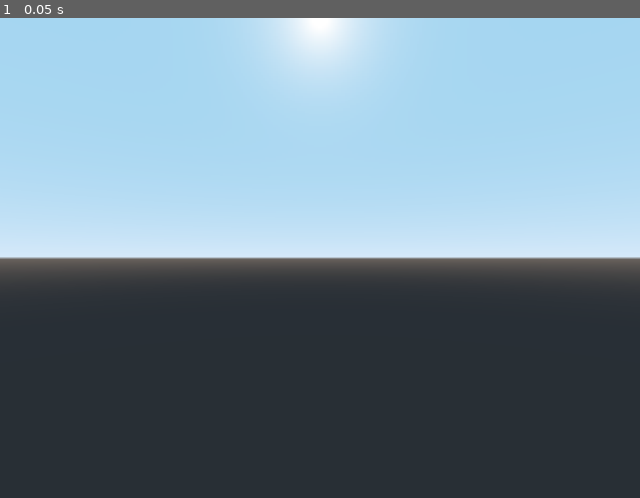
Above: before the commit, frame 1.
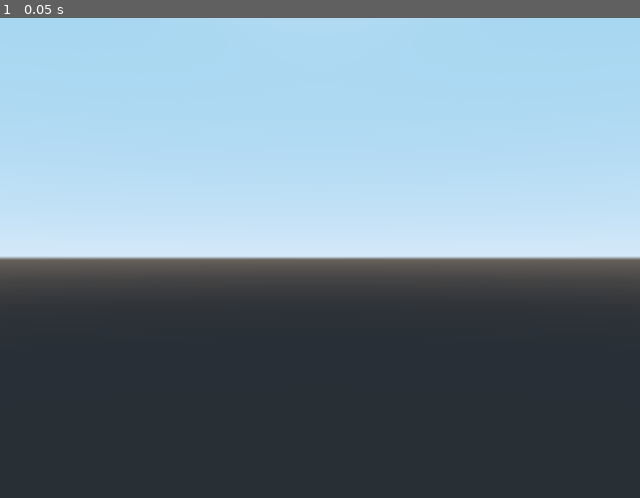
Above: after the commit, the same moment.

Repository: zaid645/SavedProject_GodotAr-OpenCV
Game: Godot game, scene res://try1/try1.tscn
Two runs of this game, one before a commit and one after it. Both use one fixed random seed, a clock stepped at 60 frames per second and the inputs below. This scene is started directly instead of the project's main scene.
Inputs:
- Up to frame 1 (0.05 s): no input

The runs differ from the first frame. In frame 1, 1.4% of the frame differs, in the area x 42-58%, y 0-12%.

Commit message:
Update pada 2026-10-13 11:01:11

Diff:
--- a/demo/global/ar.gd
+++ b/demo/global/ar.gd
@@ -24,6 +24,10 @@
 var show_processed: bool = true
 var marker_length: float = 0.05
 export var auto_start: bool = true  # kamera nyala saat masuk scene
+export var auto_create_camera: bool = true  # buat Camera sendiri bila scene tak punya
+export var video_enabled: bool = true  # gambar frame kamera sebagai background 3D
+export var video_distance: float = 1.0  # jarak quad video di depan kamera (meter)
+export var status_label_path: NodePath  # opsional; kosong = status hanya via sinyal
 
 # Cache hasil frame terakhir (siap dibaca kapan pun via getter).
 var last_ids: Array = []
@@ -34,12 +38,90 @@
 var _worker: Node = null  # GDOpenCVExample (Sprite) buatan C++
 var _was_empty: bool = true
 var _video_tex: ImageTexture
+var _camera: Camera
+var _video_quad: MeshInstance
 
 
 func _ready() -> void:
 	_video_tex = ImageTexture.new()
+	_ensure_camera()
 	if auto_start:
 		start()
+
+
+# --- Node pendukung AR (dibuat sendiri, tidak perlu setup manual) ----------
+func _ensure_camera() -> void:
+	_camera = _find_camera()
+	if _camera == null and auto_create_camera:
+		_camera = Camera.new()
+		_camera.name = "ARCamera"
+		add_child(_camera)
+	if _camera == null:
+		push_warning("[ARSession] Kamera tidak ditemukan dan auto_create_camera dinonaktifkan.")
+		return
+	_camera.current = true
+	_sync_camera_fov()
+
+
+func _find_camera() -> Camera:
+	var root := get_tree().current_scene
+	if root == null:
+		return null
+	return _find_camera_recursive(root)
+
+
+func _find_camera_recursive(n: Node) -> Camera:
+	if n is Camera:
+		return n as Camera
+	for c in n.get_children():
+		var found := _find_camera_recursive(c)
+		if found != null:
+			return found
+	return null
+
+
+# Samakan FOV kamera dgn fx OpenCV (0.9*width) agar objek pas di atas marker
+# pada video. Tanpa ini pose benar tapi terlihat meleset.
+func _sync_camera_fov() -> void:
+	if _camera == null or capture_width <= 0 or capture_height <= 0:
+		return
+	var fx := 0.9 * float(capture_width)
+	_camera.fov = rad2deg(2.0 * atan(float(capture_height) / (2.0 * fx)))
+
+
+# Kenapa quad, bukan TextureRect fullscreen: elemen Control selalu digambar DI
+# ATAS 3D dalam satu viewport sehingga menutupi objek. Quad punya depth benar.
+# Di scene 2D node 3D ini tidak ter-render (tidak mengganggu).
+func _ensure_video_quad() -> void:
+	if _camera == null:
+		return
+	if _video_quad != null and is_instance_valid(_video_quad):
+		return
+	var half_h := video_distance * tan(deg2rad(_camera.fov * 0.5))
+	var half_w := half_h * (float(capture_width) / float(max(capture_height, 1)))
+	var quad := QuadMesh.new()
+	quad.size = Vector2(half_w * 2.0, half_h * 2.0)
+	var mat := SpatialMaterial.new()
+	mat.flags_unshaded = true
+	mat.albedo_texture = _video_tex
+	mat.emission_enabled = true
+	mat.emission = Color(1, 1, 1)
+	mat.emission_texture = _video_tex
+	var mi := MeshInstance.new()
+	mi.name = "VideoQuad"
+	mi.mesh = quad
+	mi.set_surface_material(0, mat)
+	_camera.add_child(mi)
+	mi.translation = Vector3(0, 0, -video_distance)
+	_video_quad = mi
+
+
+func get_camera() -> Camera:
+	return _camera
+
+
+func get_video_quad() -> MeshInstance:
+	return _video_quad
 
 
 # --- Kontrol kamera -------------------------------------------------------
@@ -49,13 +131,34 @@
 	if not ResourceLoader.exists(GDNS_PATH):
 		_set_status("GDNative tidak ketemu: " + GDNS_PATH)
 		return false
-	var gdns: NativeScript = load(GDNS_PATH) as NativeScript
+	var resource = load(GDNS_PATH)
+	if resource == null or not (resource is NativeScript):
+		_set_status("Resource GDNative gagal dimuat atau bukan NativeScript: " + GDNS_PATH)
+		return false
+
+	var gdns: NativeScript = resource as NativeScript
 	_worker = gdns.new()
+	if _worker == null:
+		_set_status("Gagal membuat instance worker GDNative.")
+		return false
+
 	_worker.name = "ARWorker"
 	_apply_config()
 	add_child(_worker)
-	_worker.connect("frame_updated", self, "_on_worker_frame")
-	_worker.connect("marker_detected", self, "_on_worker_markers")
+	if not _worker.has_signal("frame_updated") or not _worker.has_signal("marker_detected"):
+		_worker.queue_free()
+		_worker = null
+		_set_status("Worker GDNative tidak menyediakan sinyal frame_updated/marker_detected.")
+		return false
+
+	var frame_err = _worker.connect("frame_updated", self, "_on_worker_frame")
+	var marker_err = _worker.connect("marker_detected", self, "_on_worker_markers")
+	if frame_err != OK or marker_err != OK:
+		_worker.queue_free()
+		_worker = null
+		_set_status("Gagal menghubungkan sinyal worker GDNative.")
+		return false
+
 	_set_status("AR aktif. Menunggu marker DICT_4X4_50...")
 	return true
 
@@ -109,6 +212,8 @@
 func _on_worker_frame(_node, image) -> void:
 	if image != null:
 		_video_tex.create_from_image(image)
+		if video_enabled:
+			_ensure_video_quad()
 	emit_signal("frame_updated", image)
 
 
@@ -185,4 +290,9 @@
 
 
 func _set_status(text: String) -> void:
+	# Status selalu lewat sinyal; label opsional (kosong = tetap jalan).
 	emit_signal("status_changed", text)
+	if status_label_path != NodePath(""):
+		var lbl := get_node_or_null(status_label_path)
+		if lbl != null and lbl is Label:
+			lbl.text = text
--- a/demo/global/ar_marker_spawner.gd
+++ b/demo/global/ar_marker_spawner.gd
@@ -79,7 +79,7 @@
 
 
 
-func _on_markers(_node, ids: Array, translations: Array, rotations: Array) -> void:
+func _on_markers(ids: Array, translations: Array, rotations: Array) -> void:
 	if ids.empty():
 		_tick_missed({})
 		return
--- a/demo/try1/try1.tscn
+++ b/demo/try1/try1.tscn
@@ -5,11 +5,18 @@
 
 [node name="try1" type="Spatial"]
 
-[node name="Camera" type="Camera" parent="."]
-
 [node name="ARMarkerSpawner" type="Spatial" parent="."]
 script = ExtResource( 1 )
+auto_create_session = null
 session_node = NodePath("../ARSession")
+marker_map = null
+smooth_factor = null
+smooth_rot = null
+hold_frames = null
+max_jump = null
+marker_length = null
+fallback_cube = null
+status_label_path = null
 
 [node name="ARSession" type="Node" parent="."]
 script = ExtResource( 2 )
Not shown, changed: IMPLEMENTATION_AR.MD
